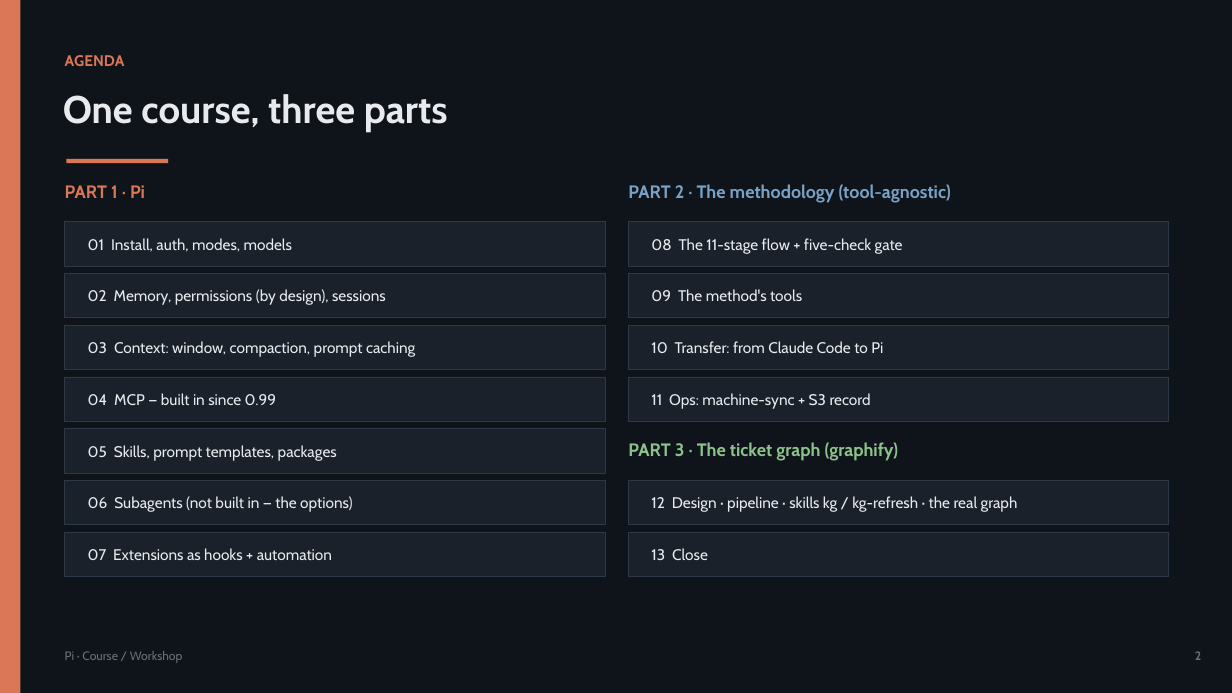
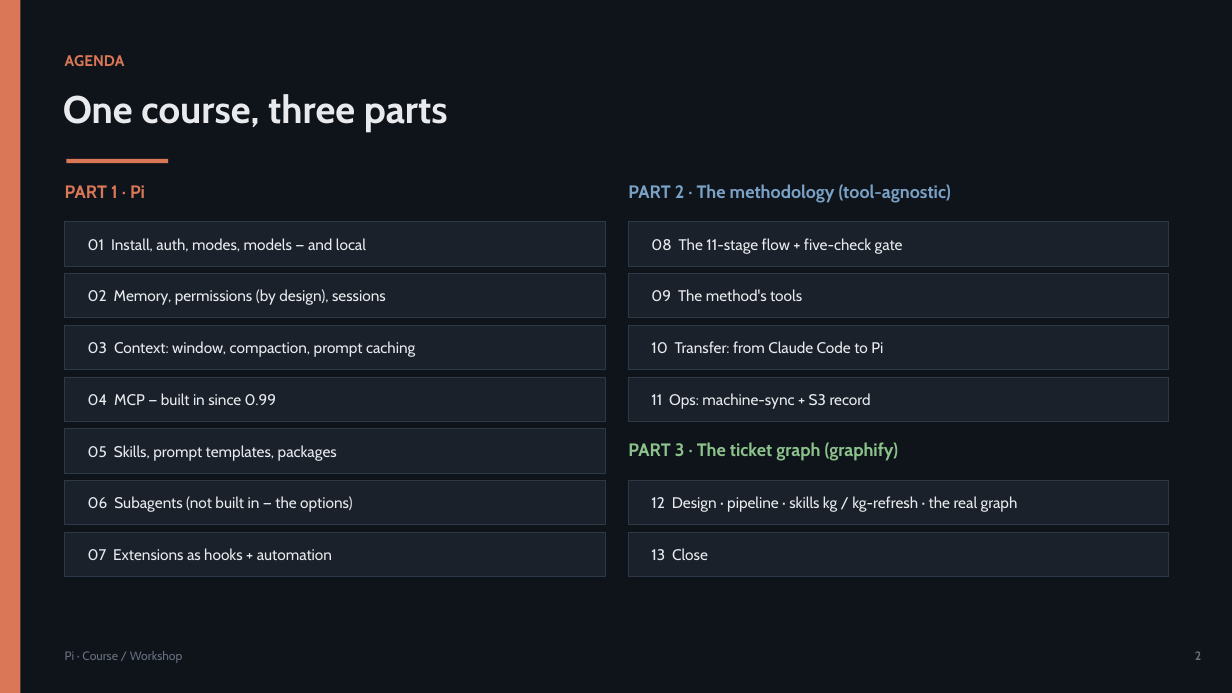
Before and after one commit to olonok69/pi_code_ml_engineer, a slide deck: slide 2 of presentation/Pi_Presentation.pptx. Drawn at 1232x693 pixels with LibreOffice and Linux fonts; fonts in the diff are those of the drawing. Boxes give left, top, right and bottom in pixels: in the first picture for what was removed or moved away, otherwise in the second. Text is boxed around its words. In the diff, an @@ line names an element or a change of style, - is before the commit and + after.

```diff
--- a/presentation/Pi_Presentation.pptx
+++ b/presentation/Pi_Presentation.pptx
@@ text at [88,238,366,252]: text changed @@
-01 Install, auth, modes, models
+01 Install, auth, modes, models — and local
```
Also in this commit, not shown: 34 other slides changed, 1 slide added, 18 other files.
